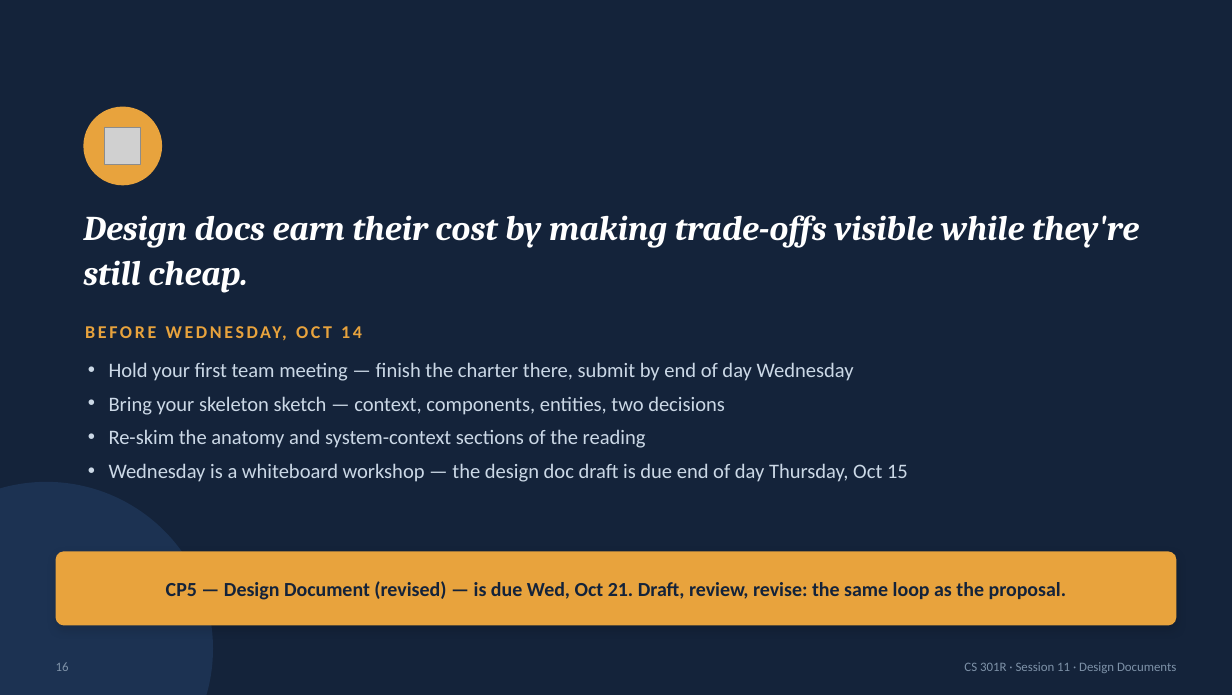
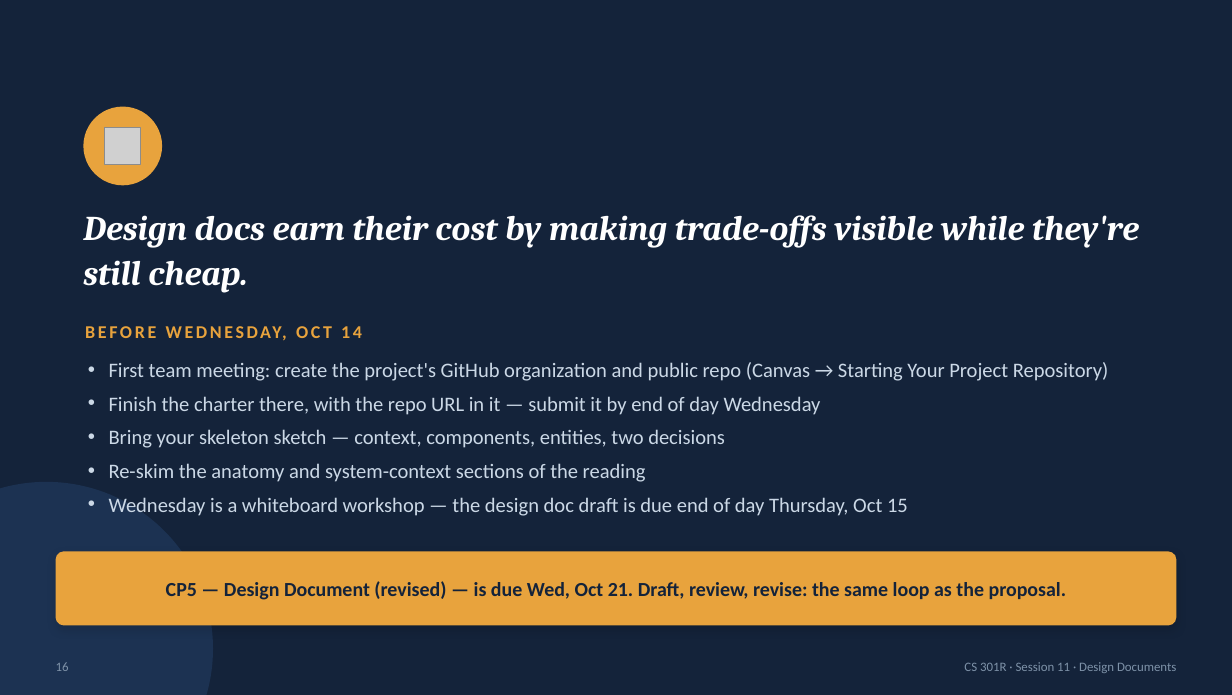
Before and after one commit to BYU-CS-Course-Ops/CS380, a slide deck: slide 16 of canvas_material/lectures/powerpoint/Session11-DesignDocs.pptx. Drawn at 1232x695 pixels with LibreOffice and Linux fonts; fonts in the diff are those of the drawing; grey boxes stand for pictures. Boxes give left, top, right and bottom in pixels: in the first picture for what was removed or moved away, otherwise in the second. Text is boxed around its words. In the diff, an @@ line names an element or a change of style, - is before the commit and + after.

```diff
--- a/canvas_material/lectures/powerpoint/Session11-DesignDocs.pptx
+++ b/canvas_material/lectures/powerpoint/Session11-DesignDocs.pptx
@@ text at (109, 362, 1109, 415): text changed @@
-• Hold your first team meeting — finish the charter there, submit by end of day Wednesday
+• First team meeting: create the project's GitHub organization and public repo (Canvas → Starting Your Project Repository)
+• Finish the charter there, with the repo URL in it — submit it by end of day Wednesday
```
Also in this commit, not shown: 1 other slide changed, 11 other files.
